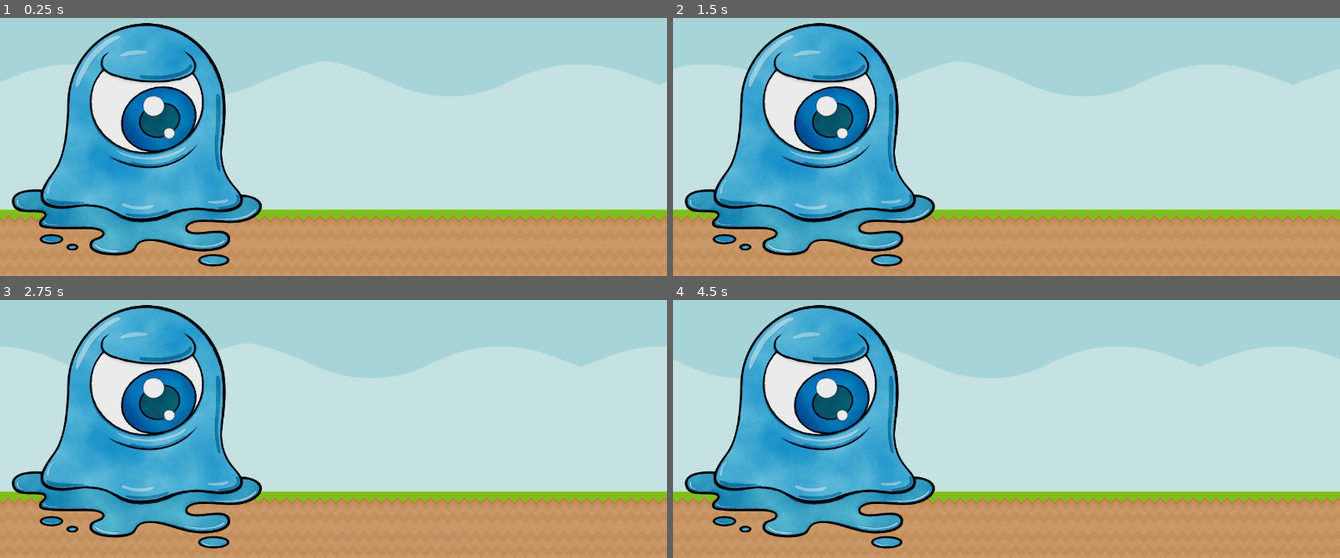
Above: before the commit, frames 1-4 (two rows, left to right).
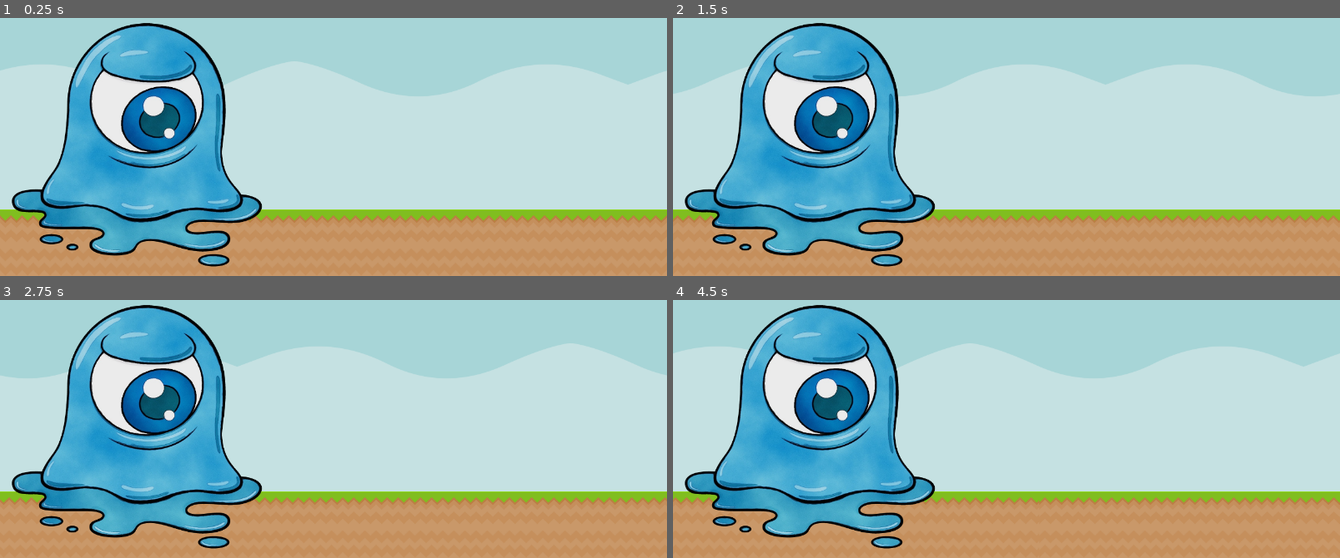
Above: after the commit, the same moments.

Repository: henrikp/mass_destruction
Game: Godot game, scene res://scenes/main_game.tscn
Same seed, same stepped clock (60 frames per second), same inputs: the game is played once before the commit and once after it. This scene is started directly instead of the project's main scene.
Inputs:
- Up to frame 1 (0.25 s): no input
- Up to frame 2 (1.5 s): tap Enter (ui_accept) at 0.5, 0.77 s; hold Right (ui_right) from 0.53 s (still down)
- Up to frame 3 (2.75 s): tap Enter (ui_accept) at 1.52 s; release Right (ui_right) at 2.03 s; hold Left (ui_left) from 2.03 s (still down)
- Up to frame 4 (4.5 s): release Left (ui_left) at 2.78 s; hold Right (ui_right) 2.78-4.28 s; tap Enter (ui_accept) at 3.02, 3.77 s; hold Left (ui_left) from 4.28 s (still down)

The runs differ from the first frame. In frame 1, 2.7% of the frame differs, in the area x 0-100%, y 16-79%; in frame 2, 4.4%; in frame 3, 5.1%; in frame 4, 5.8%.

Commit message:
Updated speed
Forgot to switch it back after debugging something

Diff:
--- a/scenes/main_game.gd
+++ b/scenes/main_game.gd
@@ -9,7 +9,7 @@
 var last_ground
 
 var speed:float
-const START_SPEED:float = 1
+const START_SPEED:float = 5
 #const MAX_SPEED:int = 25
 var screen_size : Vector2i
 
